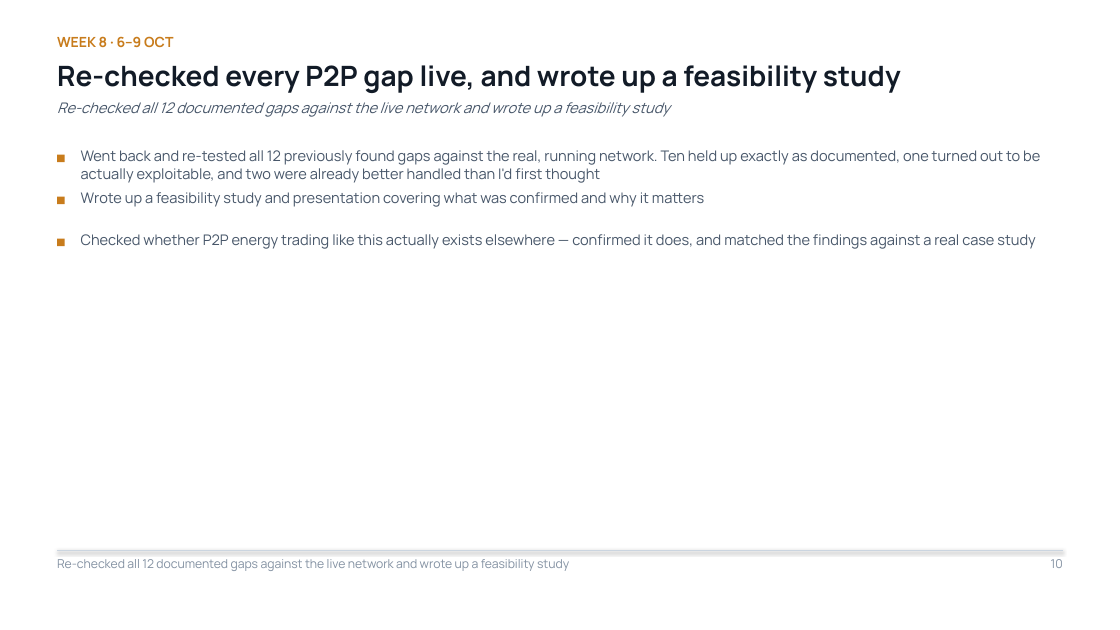
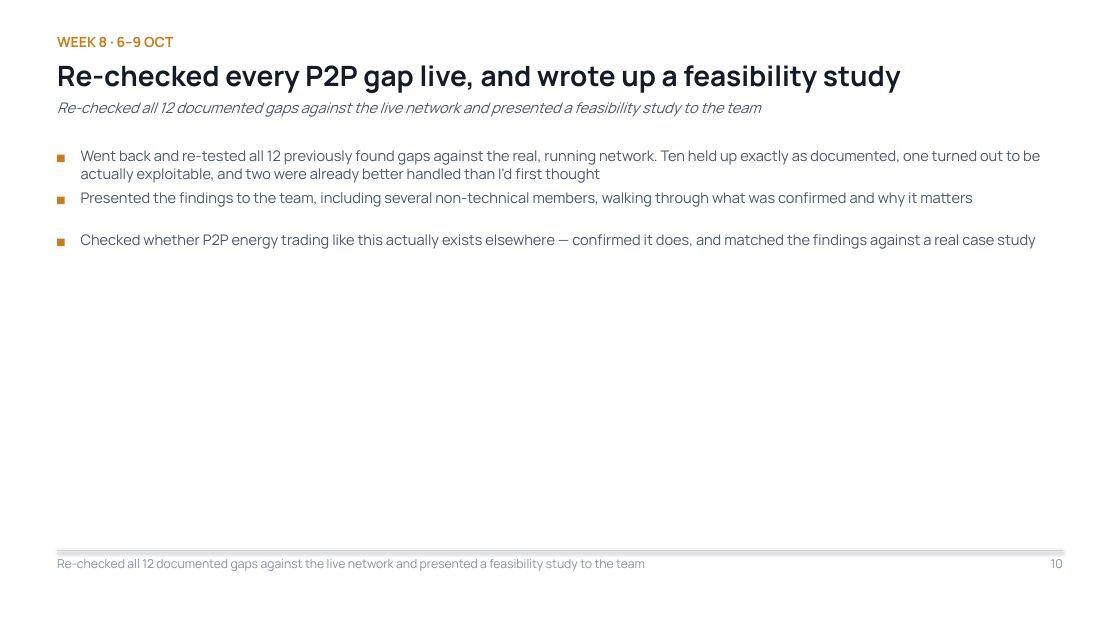
Before and after one commit to Sanjay-dev22/personal-deg, a slide deck: slide 10 of work-record/DEG-IES-Work-Record.pptx. Drawn at 1120x630 pixels with LibreOffice and Linux fonts; fonts in the diff are those of the drawing. Boxes give left, top, right and bottom in pixels: in the first picture for what was removed or moved away, otherwise in the second. Text is boxed around its words. In the diff, an @@ line names an element or a change of style, - is before the commit and + after.

```diff
--- a/work-record/DEG-IES-Work-Record.pptx
+++ b/work-record/DEG-IES-Work-Record.pptx
@@ text at (57, 102, 760, 117): text changed @@
-Re-checked all 12 documented gaps against the live network and wrote up a feasibility study
+Re-checked all 12 documented gaps against the live network and presented a feasibility study to the team
@@ text at (81, 192, 972, 207): text changed @@
-Wrote up a feasibility study and presentation covering what was confirmed and why it matters
+Presented the findings to the team, including several non-technical members, walking through what was confirmed and why it matters
@@ text at (57, 559, 645, 571): text changed @@
-Re-checked all 12 documented gaps against the live network and wrote up a feasibility study
+Re-checked all 12 documented gaps against the live network and presented a feasibility study to the team
```
Also in this commit, not shown: 4 other slides changed, 1 slide added, 1 slide removed.
